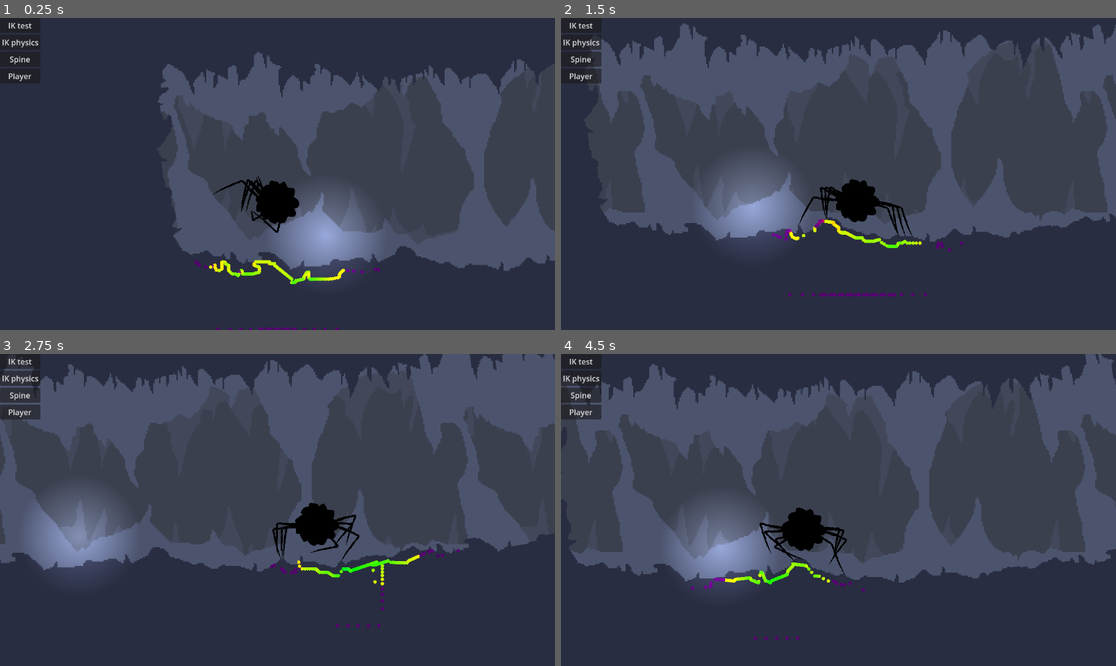
Above: before the commit, frames 1-4 (two rows, left to right).
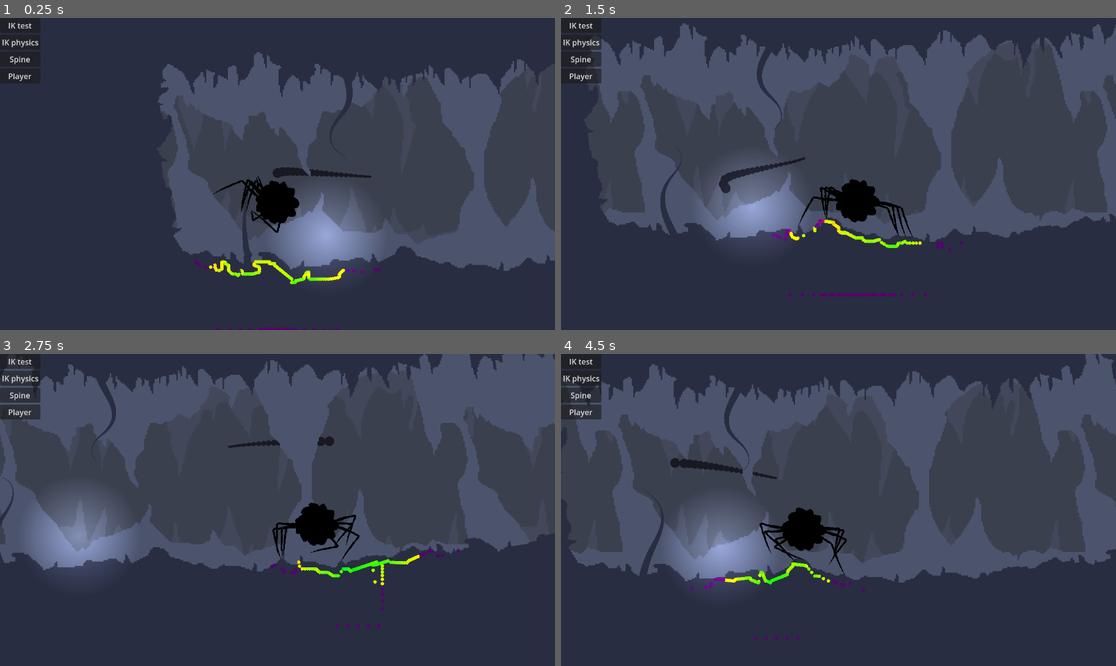
Above: after the commit, the same moments.

Repository: p4triko/CG-2025-Project-Procedural-Animation
Game: Godot game, scene res://scenes/main.tscn
The game is run twice, just before and just after one commit, with the same random seed, the same clock (stepped at 60 frames per second) and the same inputs. This scene is started directly instead of the project's main scene.
Inputs (mouse positions are in pixels of both pictures, inside the frame that each line leads up to):
- Up to frame 1 (0.25 s): no input
- Up to frame 2 (1.5 s): move the mouse to (960, 158) at 0.52 s; hold D (game_right) 0.53-1.28 s; hold Shift (game_sprint) 0.53-1.28 s; tap Space (game_jump) at 0.77 s; move the mouse to (727, 189) at 1.27 s; hold S (game_down) from 1.28 s (still down); tap Shift (game_sprint) at 1.35 s
- Up to frame 3 (2.75 s): tap Space (game_jump) at 1.52 s; move the mouse to (333, 441) at 2.02 s; release S (game_down) at 2.03 s; hold D (game_right) from 2.03 s (still down); hold Shift (game_sprint) from 2.03 s (still down)
- Up to frame 4 (4.5 s): move the mouse to (810, 572) at 2.77 s; release D (game_right) at 2.78 s; release Shift (game_sprint) at 2.78 s; hold W (game_up) 2.78-3.53 s; tap Shift (game_sprint) at 2.85, 4.35 s; tap Space (game_jump) at 3.02, 3.77 s; move the mouse to (1005, 556) at 3.52 s; hold Shift (game_sprint) 3.53-4.28 s; hold A (game_left) from 3.53 s (still down); move the mouse to (672, 463) at 4.27 s

The runs differ from the first frame. In frame 1, 0.5% of the frame differs, in the area x 43-67%, y 19-79%; in frame 2, 0.7%, in the area x 17-45%, y 9-70%; in frame 3, 0.4%; in frame 4, 0.7%.

Commit message:
Fix tentacles and spine in demo stage

Diff:
--- a/scenes/main.tscn
+++ b/scenes/main.tscn
@@ -15,6 +15,7 @@
 [node name="Background" type="Node2D" parent="."]
 
 [node name="Parallax4" type="Parallax2D" parent="Background"]
+z_index = -3
 scroll_scale = Vector2(0.3, 0.3)
 repeat_size = Vector2(960, 0)
 repeat_times = 3
@@ -27,6 +28,7 @@
 region_rect = Rect2(0, -250, 960, 1000)
 
 [node name="Parallax3" type="Parallax2D" parent="Background"]
+z_index = -2
 scroll_scale = Vector2(0.5, 0.5)
 repeat_size = Vector2(960, 0)
 repeat_times = 3
@@ -39,6 +41,7 @@
 region_rect = Rect2(0, -250, 960, 1000)
 
 [node name="Parallax2" type="Parallax2D" parent="Background"]
+z_index = -1
 scroll_scale = Vector2(0.7, 0.7)
 repeat_size = Vector2(960, 0)
 repeat_times = 3
@@ -67,8 +70,28 @@
 position = Vector2(2569.9998, 314.99997)
 rotation = -0.16003701
 
+[node name="CaveFloor" parent="Cave" instance=ExtResource("4_85g3d")]
+position = Vector2(3512, 256)
+rotation = 0.03155597
+scale = Vector2(0.99999994, 0.99999994)
+
+[node name="CaveFloor2" parent="Cave" instance=ExtResource("4_85g3d")]
+position = Vector2(4192, -88.00001)
+rotation = -1.0281534
+scale = Vector2(0.99999994, 0.99999994)
+
+[node name="CaveCeiling4" parent="Cave" instance=ExtResource("5_choun")]
+position = Vector2(3420.9998, -100.999985)
+rotation = 0.067354575
+scale = Vector2(0.99999994, 0.99999994)
+
+[node name="CaveCeiling5" parent="Cave" instance=ExtResource("5_choun")]
+position = Vector2(4336, -28.999939)
+rotation = 0.08646982
+scale = Vector2(0.99999994, 0.99999994)
+
 [node name="Tentacle" parent="Cave" instance=ExtResource("5_o6xl0")]
-position = Vector2(180, 64)
+position = Vector2(1341, 393)
 rotation = 0.23368782
 scale = Vector2(0.49999997, 0.49999997)
 follows_mouse = false
@@ -76,7 +99,7 @@
 max_length = 200.0
 
 [node name="Tentacle2" parent="Cave" instance=ExtResource("5_o6xl0")]
-position = Vector2(274, -371)
+position = Vector2(1542.9999, -2.0000305)
 rotation = 0.23368782
 scale = Vector2(0.49999997, 0.49999997)
 follows_mouse = false
@@ -86,26 +109,10 @@
 wave_speed = 2.0
 
 [node name="Spine" parent="Cave" instance=ExtResource("6_o6xl0")]
-z_index = -1
-position = Vector2(274, -371)
+z_index = -2
+position = Vector2(1874, 220)
 rotation = 0.23368782
 scale = Vector2(0.49999997, 0.49999997)
-
-[node name="CaveFloor" parent="Cave" instance=ExtResource("4_85g3d")]
-position = Vector2(3512, 256)
-rotation = 0.03155597
-
-[node name="CaveFloor2" parent="Cave" instance=ExtResource("4_85g3d")]
-position = Vector2(4192, -88.00001)
-rotation = -1.0281534
-
-[node name="CaveCeiling4" parent="Cave" instance=ExtResource("5_choun")]
-position = Vector2(3420.9998, -100.999985)
-rotation = 0.067354575
-
-[node name="CaveCeiling5" parent="Cave" instance=ExtResource("5_choun")]
-position = Vector2(4336, -28.999939)
-rotation = 0.086469814
 
 [node name="CanvasModulate" type="CanvasModulate" parent="."]
 
